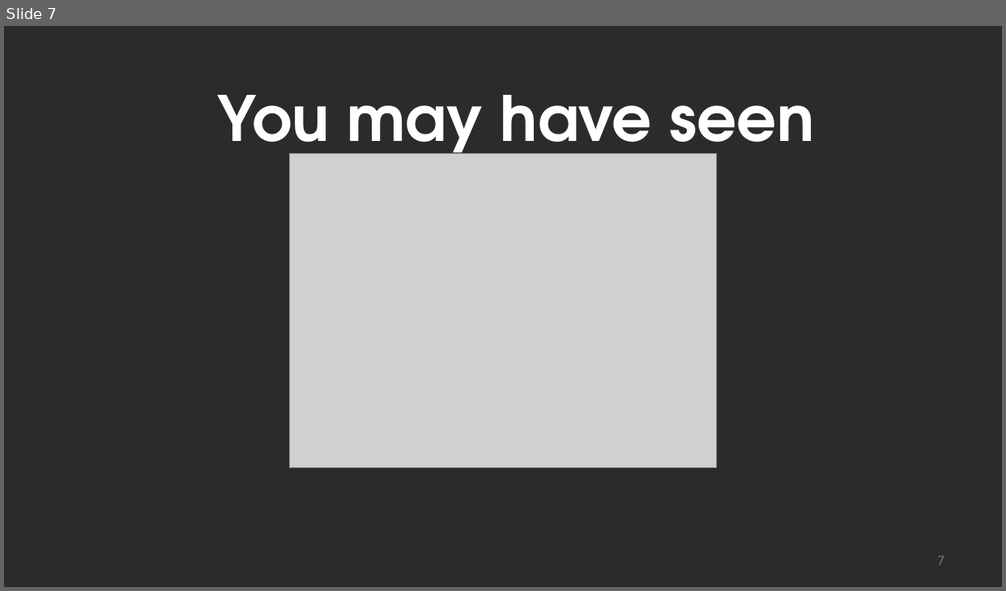
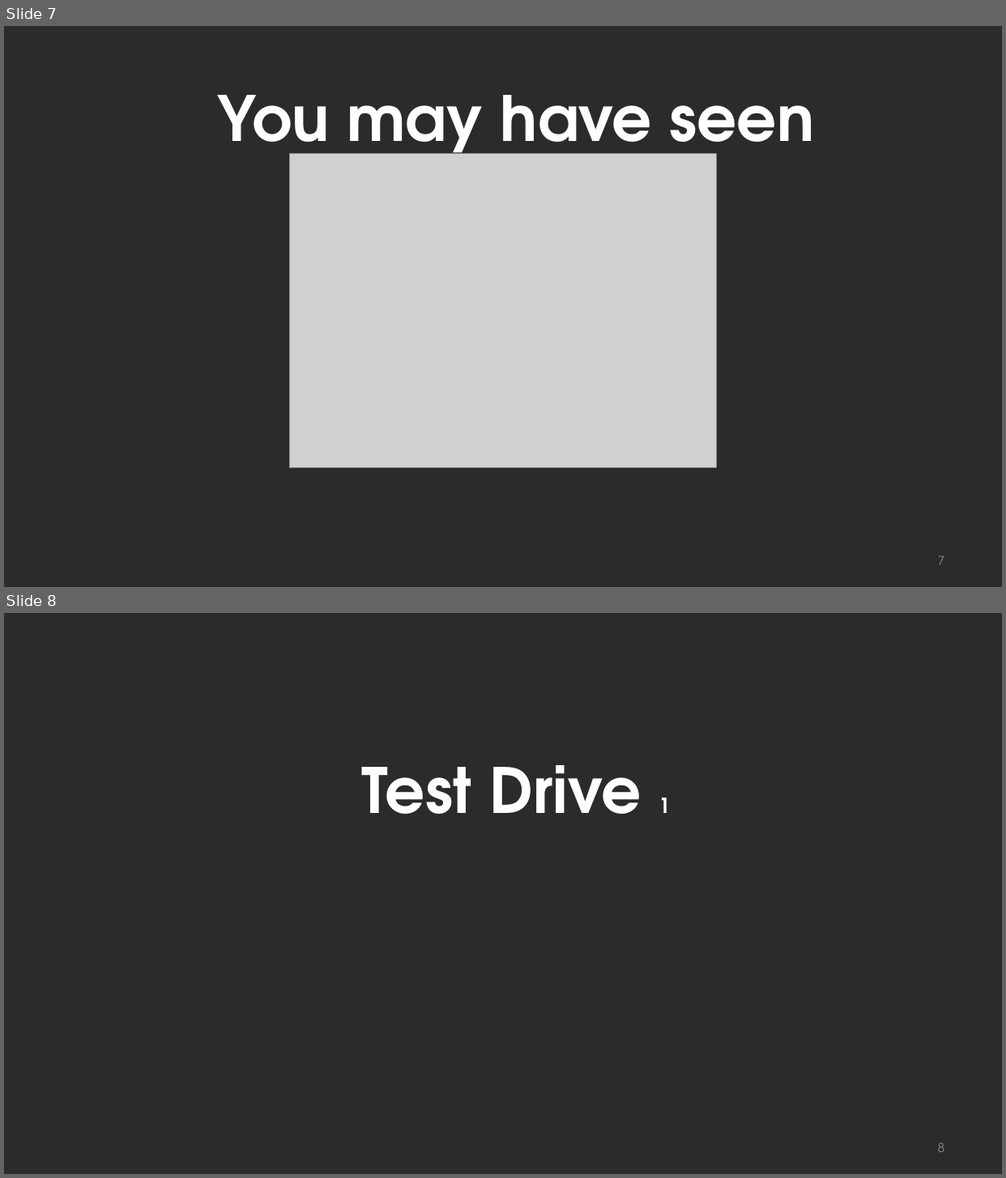
Before and after one commit to alisters/codersGroupDocker, a slide deck: CodersGroupDocker.pptx. Shown one above the other, each under a label of ours: slide 7 before the commit, slides 7 and 8 after it. The pictures are 1006x591 and 1006x1178 pixels, drawn with LibreOffice and Linux fonts; fonts in the diff are those of the drawing; grey boxes stand for pictures; background and template pictures are left out; a plain dark background stands for a picture behind light text. Boxes give left, top, right and bottom in pixels: in the first picture for what was removed or moved away, otherwise in the second. Text is boxed around its words. In the diff, an @@ line names an element or a change of style, - is before the commit and + after.

```diff
--- a/CodersGroupDocker.pptx
+++ b/CodersGroupDocker.pptx
@@ slide 8 added at [4,613,1002,1174], background picture (left out) @@
@@ text added at [361,765,670,814], 60 pt, text #FFFFFF, bold @@
+Test Drive 1
@@ page number added at [938,1143,945,1152], 12 pt, text #8C8C8C @@
+8
```
Also in this commit, not shown: 4 slides changed, 1 other slide added, 1 other file.
